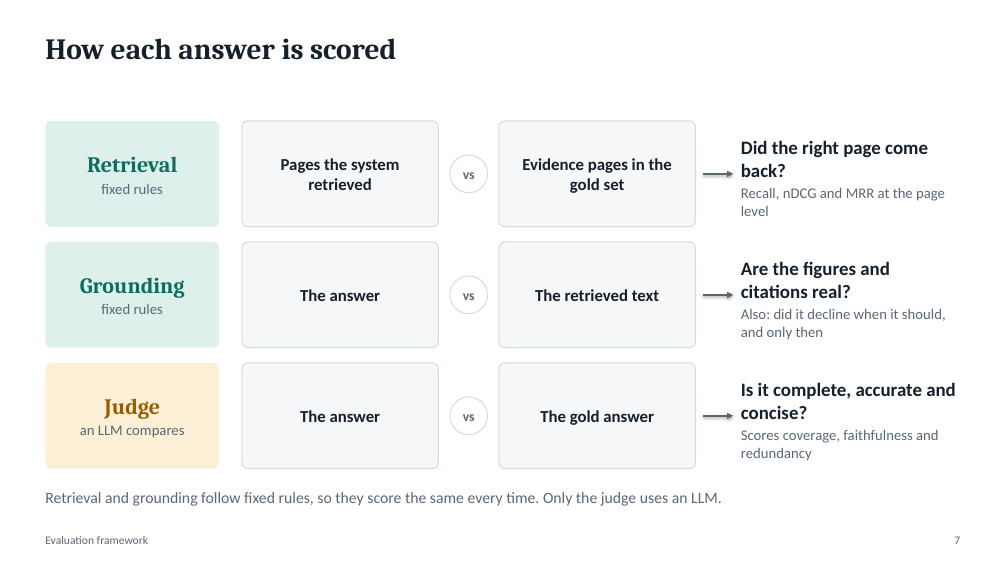
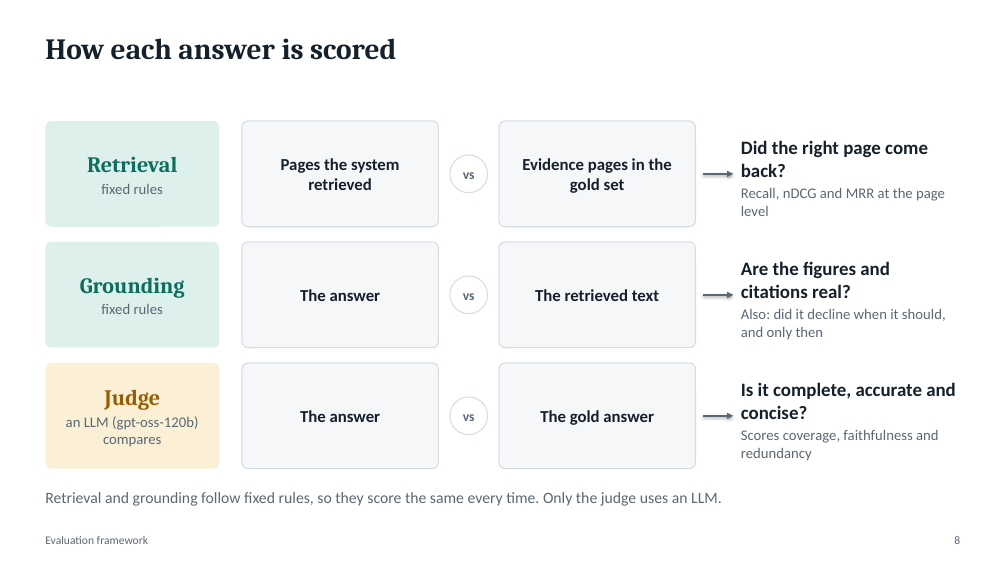
Before and after one commit to DarkkReaper007/RAG-for-financial-analysis, a slide deck: slide 8 of paper/slides.pptx (slide 7 before the commit). Drawn at 1008x567 pixels with LibreOffice and Linux fonts; fonts in the diff are those of the drawing. Boxes give left, top, right and bottom in pixels: in the first picture for what was removed or moved away, otherwise in the second. Text is boxed around its words. In the diff, an @@ line names an element or a change of style, - is before the commit and + after.

```diff
--- a/paper/slides.pptx
+++ b/paper/slides.pptx
@@ text in rounded rectangle at (66, 416, 198, 447): text changed @@
-an LLM compares
+an LLM (gpt-oss-120b) compares
@@ text at (954, 536, 960, 544): text changed @@
-7
+8
```
Also in this commit, not shown: 11 other slides changed, 3 slides added, 2 other files.
